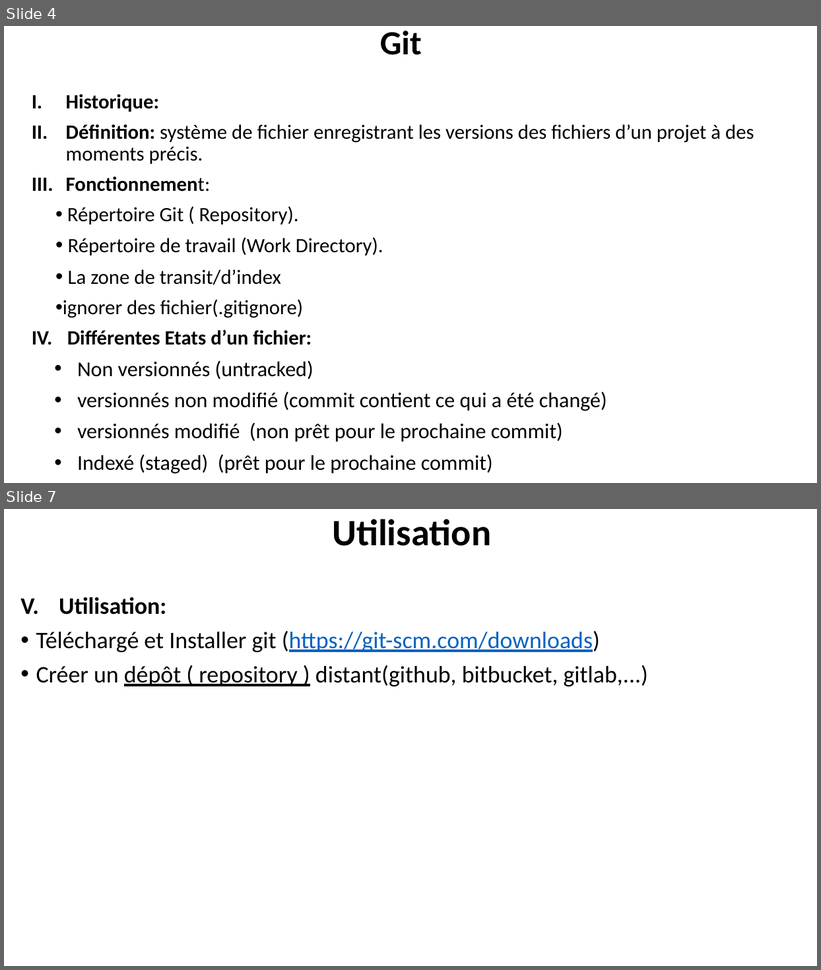
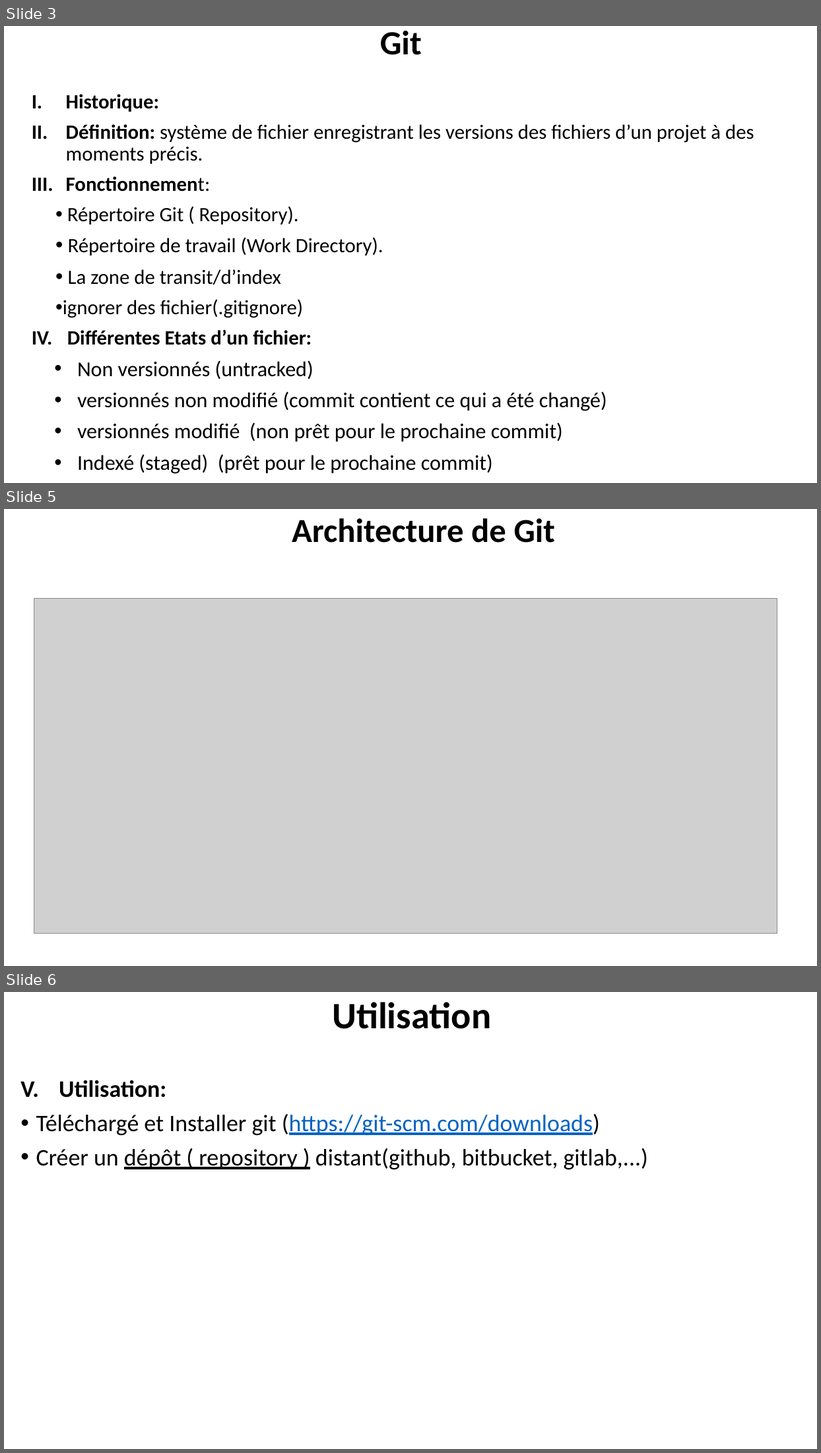
Before and after one commit to belakebiboussad/form, a slide deck: Formation Git.pptx. Shown one above the other, each under a label of ours: slides 4 and 7 before the commit, slides 3, 5 and 6 after it; the slides between them are not shown. The pictures are 821x970 and 821x1453 pixels, drawn with LibreOffice and Linux fonts; fonts in the diff are those of the drawing; grey boxes stand for pictures. Boxes give left, top, right and bottom in pixels: in the first picture for what was removed or moved away, otherwise in the second. Text is boxed around its words. In the diff, an @@ line names an element or a change of style, - is before the commit and + after.

```diff
--- a/Formation Git.pptx
+++ b/Formation Git.pptx
@@ slide 5 added at (x1=4, y1=509, x2=817, y2=966), background #FFFFFF @@
@@ title added at (x1=292, y1=518, x2=555, y2=543), 39.6 pt, text #000000, bold @@
+Architecture de Git
@@ picture added at (x1=34, y1=598, x2=777, y2=933) @@
@@ what was slide 4 is now slide 3 @@
@@ what was slide 7 is now slide 6 @@
```
Also in this commit, not shown: 4 slides changed, 1 other slide added, 2 slides removed, 3 other files.
